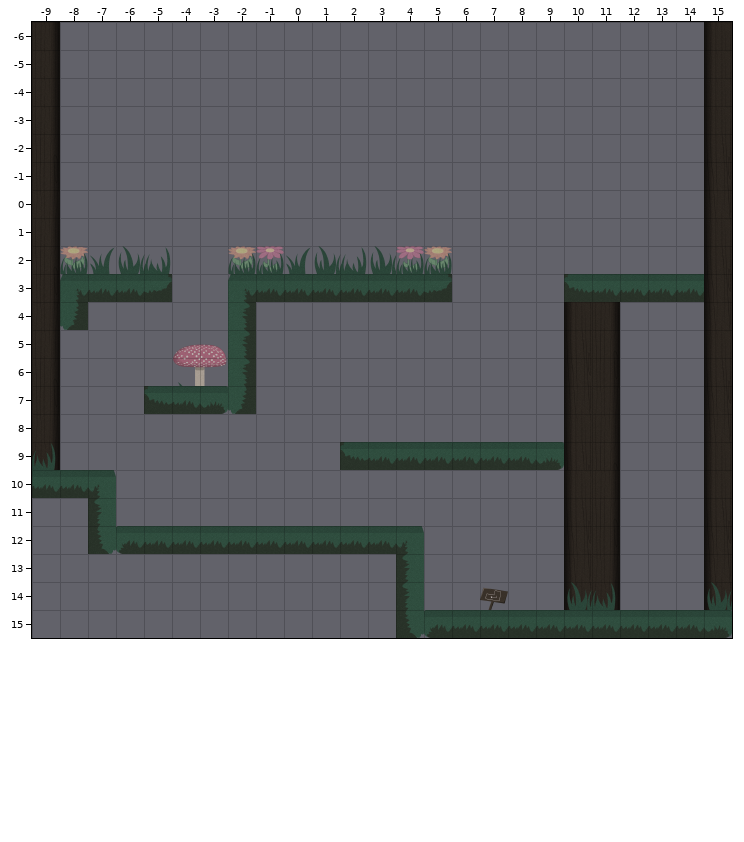
A Tiled map gets an edit: 4.tmx. Above is the file before it was changed.
Cells are 128x128 px. Shown: x -9..15, y -6..15. Tiles whose own drawing changed are shown in their newer look in all pictures. The old version is drawn lined up with the new one.
New version:
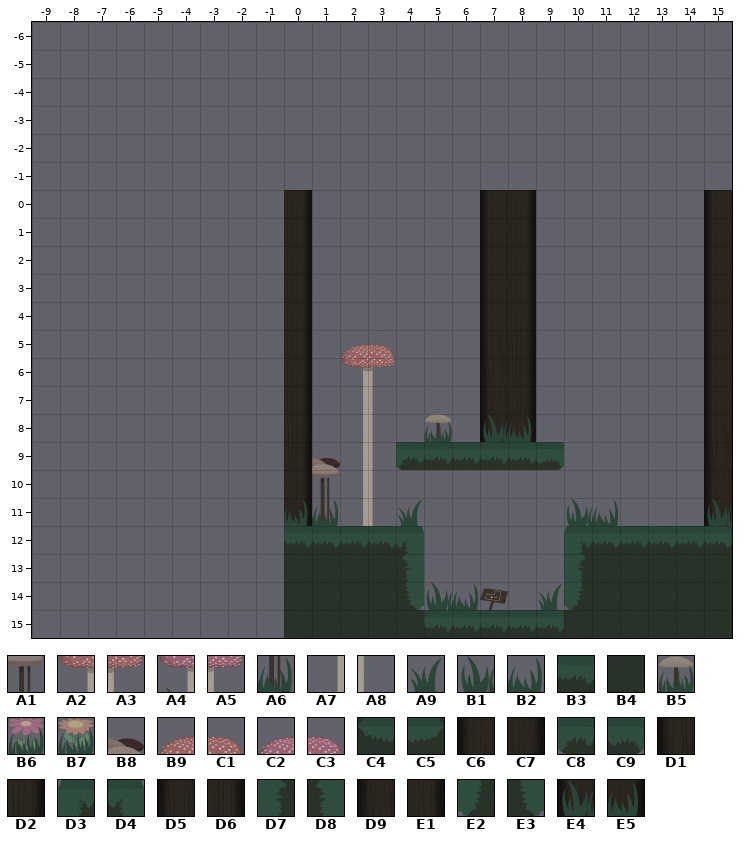
Key: from "default": A1 3, A2 4, A3 5, A4 6, A5 7, A6 14, A7 15, A8 16, A9 19, B1 20, B2 21, B3 22, B4 23, B5 25, B6 27, B7 28, B8 36, B9 37, C1 38, C2 39, C3 40, C4 44, C5 45, C6 46, C7 47, C8 55, C9 56, D1 57, D2 58, D3 66, D4 67, D5 68, D6 69, D7 77, D8 78, D9 79, E1 80, E2 88, E3 89, E4 90, E5 91.
__ is an empty cell.
Diff:
map size 25x22 -> 16x16 cells (old content now starts at -9,-6; both pictures use the new coordinates)
Layer "Tile Layer 1":
y -6..-3: x -9 C7 -> __; x 15 C6 -> __
y -2: x -9 D2 -> __; x 15 D1 -> __
y -1: x -9 D6 -> __; x 15 D5 -> __
y 0: x -9 E1 -> __; x 0 __ -> C7; x 7..8 __ __ -> C6 C7
y 1: x -9 C7 -> __; x 0 __ -> C7; x 7..8 __ __ -> C6 C7
y 2: x -9..-5 D2 B7 A9 B1 B2 -> __ __ __ __ __; x -2..5 B7 B6 A9 B1 B2 B1 B6 B7 -> __ __ C7 __ __ __ __ __; x 7..8 __ __ -> C6 C7
y 3: x -9..-5 D6 D3 B3 B3 C5 -> __ __ __ __ __; x -2..5 D3 B3 B3 B3 B3 B3 B3 C5 -> __ __ C7 __ __ __ __ __; x 7..8 __ __ -> C6 C7; x 10..14 C4 B3 B3 B3 B3 -> __ __ __ __ __
y 4: x -9..-8 E1 E2 -> __ __; x -2 D7 -> __; x 0 __ -> C7; x 7..8 __ __ -> C6 C7; x 10..11 C6 C7 -> __ __
y 5: x -9 C7 -> __; x -4..-2 C2 C3 D7 -> __ __ __; x 0 __ -> C7; x 2..3 __ __ -> B9 C1; x 7..8 __ __ -> D1 D2; x 10..11 D1 D2 -> __ __
y 6: x -9 D2 -> __; x -4..-2 A4 A5 D7 -> __ __ __; x 0 __ -> C7; x 2..3 __ __ -> A2 A3; x 7..8 __ __ -> D5 D6; x 10..11 D5 D6 -> __ __
y 7: x -9 D6 -> __; x -5..-2 C4 B3 C9 E2 -> __ __ __ __; x 0 __ -> C7; x 2..3 __ __ -> A7 A8; x 7..8 __ __ -> D9 E1; x 10..11 D9 E1 -> __ __
y 8: x -9 E1 -> __; x 0 __ -> D2; x 2..3 __ __ -> A7 A8; x 5 __ -> B5; x 7..8 __ __ -> E4 E5; x 10..11 C6 C7 -> __ __
y 9: x -9 E5 -> __; x 0..4 __ __ C4 B3 B3 -> D6 B8 A7 A8 C8; x 10..11 D1 D2 -> __ __
y 10: x -9..-7 B3 B3 D4 -> __ __ __; x 0..3 __ __ __ __ -> E1 A1 A7 A8; x 10..11 C6 C7 -> __ __
y 11: x -7 D8 -> __; x 0..4 __ __ __ __ __ -> E5 A6 A7 A8 A9; x 10..11 D1 D2 -> B1 B2; x 15 D1 -> E4
y 12: x -7..-1 E3 C8 B3 B3 B3 B3 B3 -> __ __ __ __ __ __ __; x 10..15 D5 D6 __ __ __ D5 -> D3 B3 B3 B3 B3 B3
y 13: x 0..3 __ __ __ __ -> B4 B4 B4 B4; x 10..15 D9 E1 __ __ __ D9 -> D7 B4 B4 B4 B4 B4
y 14: x 0..6 __ __ __ __ D8 __ __ -> B4 B4 B4 B4 E3 B1 B2; x 9..15 __ E4 E5 __ __ __ E4 -> A9 E2 B4 B4 B4 B4 B4
y 15: x 0..5 __ __ __ __ E3 C8 -> B4 B4 B4 B4 B4 B3; x 10..15 B3 B3 B3 B3 B3 C9 -> B4 B4 B4 B4 B4 B4
Where, in picture pixels (left, top, right, bottom), the same in both pictures:
changed: (32, 22, 479, 638)
removed: (704, 22, 732, 190)
added: (480, 190, 536, 442)
changed: (538, 274, 732, 638)
